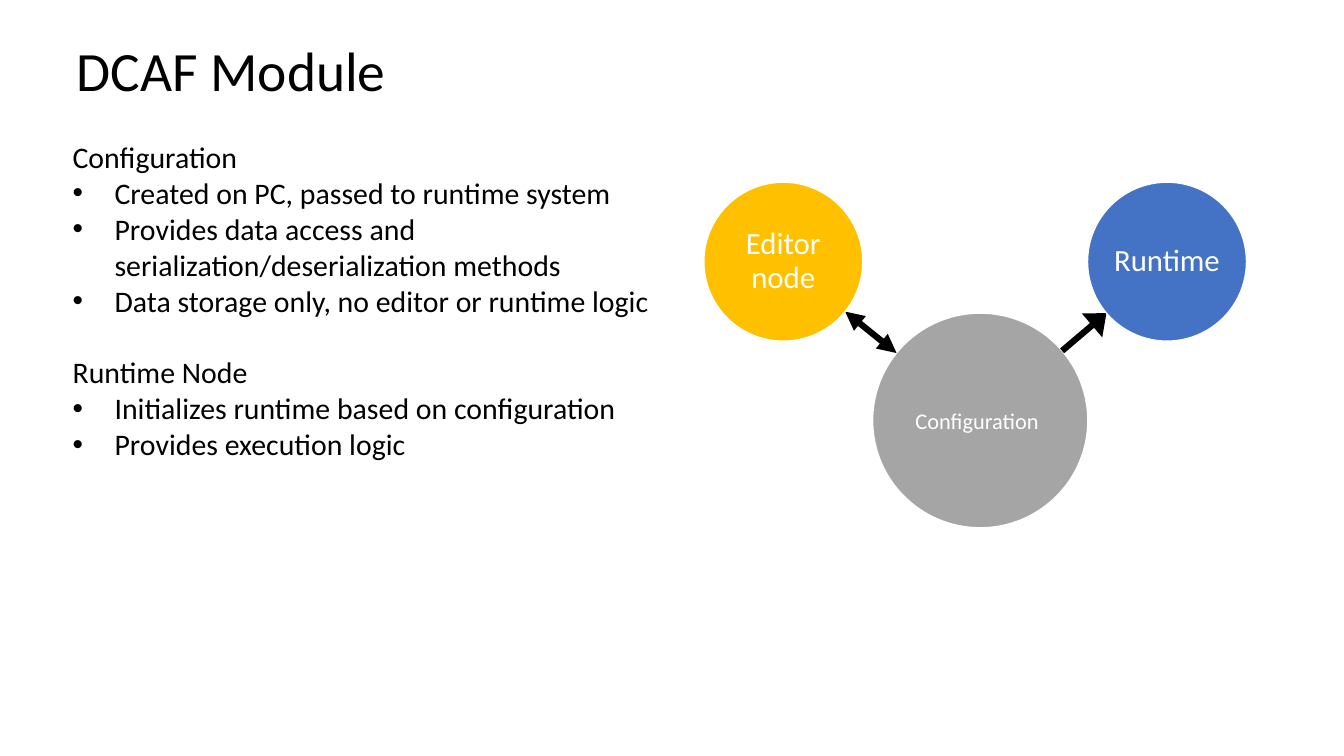
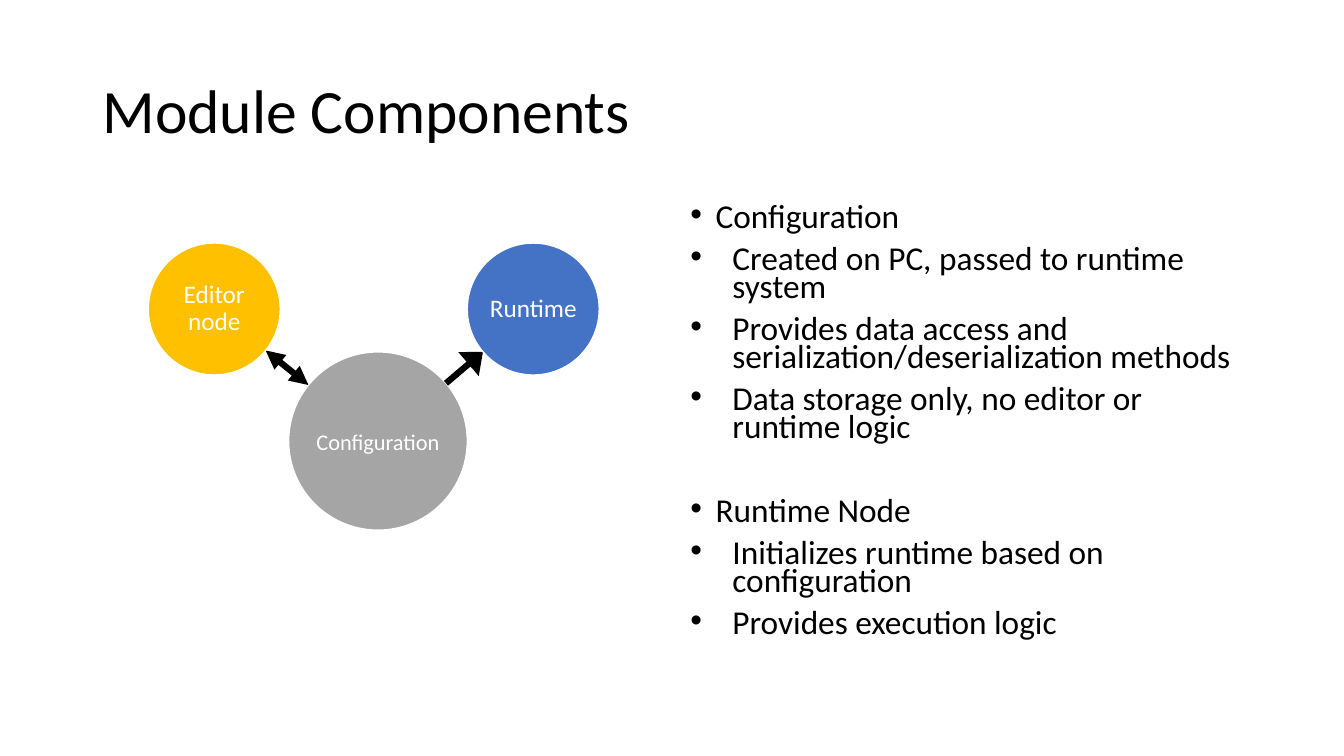
Before and after one commit to LabVIEW-DCAF/Documentation, a slide deck: slide 10 of Trunk/Getting Started Material/DCAF Training/1 Introduction to DCAF.pptx. Drawn at 1344x756 pixels with LibreOffice and Linux fonts; fonts in the diff are those of the drawing. Boxes give left, top, right and bottom in pixels: in the first picture for what was removed or moved away, otherwise in the second. Text is boxed around its words. In the diff, an @@ line names an element or a change of style, - is before the commit and + after.

```diff
--- a/Trunk/Getting Started Material/DCAF Training/1 Introduction to DCAF.pptx
+++ b/Trunk/Getting Started Material/DCAF Training/1 Introduction to DCAF.pptx
@@ title at [102,90,630,143]: text changed; size 39.6 to 44 pt @@
-DCAF Module
+Module Components
@@ text "Configuration": place and size @@
-text "Configuration" at [73,147,648,460]
+text "Configuration" at [716,205,1230,640]
@@ text "Configuration" at [716,205,1230,640]: size 21.3 to 23.8 pt; bullet none to •; line spacing 1 to 0.7; more space between paragraphs @@
@@ ellipse: place and size @@
-ellipse at [704,182,863,342]
+ellipse at [148,243,280,375]
@@ text "Editor node": place and size @@
-text "Editor node" at [746,232,821,289]
+text "Editor node" at [184,285,245,330]
@@ text "Editor node" at [184,285,245,330]: size 22 to 18 pt; less space between paragraphs @@
@@ ellipse: place and size @@
-ellipse at [1088,182,1247,342]
+ellipse at [468,243,600,375]
@@ text "Runtime" at [490,299,577,317]: size 22 to 18 pt; less space between paragraphs @@
@@ text "Runtime": place and size @@
-text "Runtime" at [1114,249,1220,271]
+text "Runtime" at [490,299,577,317]
@@ freeform shape removed at [844,310,898,355] @@
@@ freeform shape at [265,349,311,388]: rotation 319 to 218 degrees; outline redrawn @@
@@ ellipse: place and size @@
-ellipse at [873,314,1089,528]
+ellipse at [288,352,467,530]
@@ freeform shape added at [445,350,485,385], outline #000000 4.5 pt @@
@@ text "Configuration": place and size @@
-text "Configuration" at [915,414,1038,433]
+text "Configuration" at [316,435,439,454]
```
Also in this commit, not shown: 8 other slides changed, 2 slides added, 7 slides removed, 2 other files.
